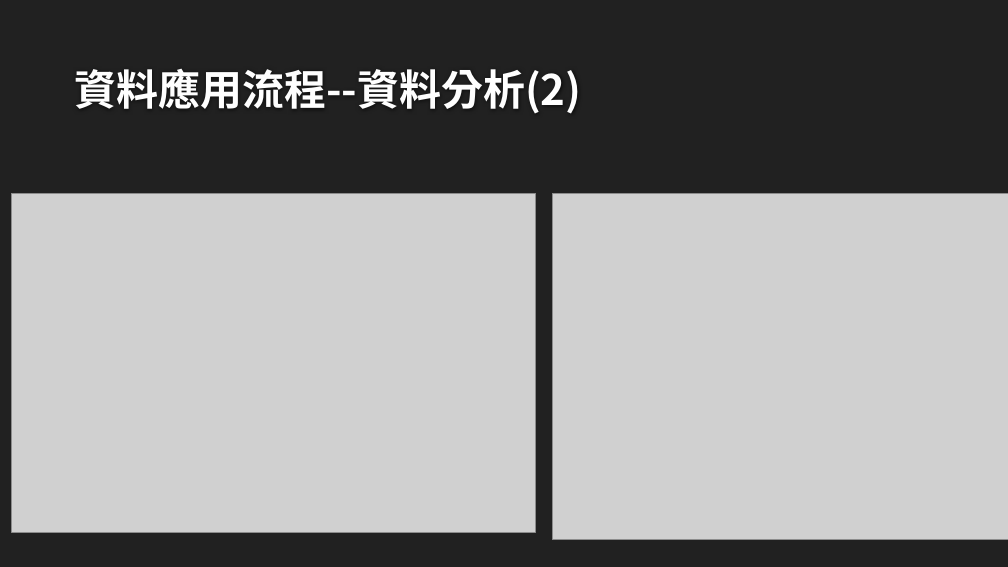
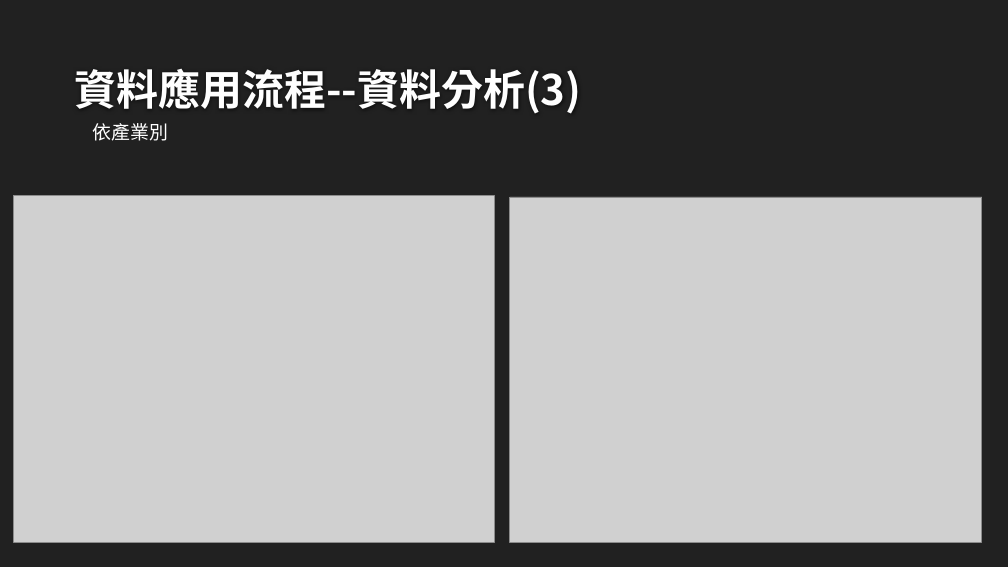
Before and after one commit to isabel112233/creditcard, a slide deck: slide 12 of 信用卡消費樣態.pptx (slide 11 before the commit). Drawn at 1008x567 pixels with LibreOffice and Linux fonts; fonts in the diff are those of the drawing; grey boxes stand for pictures; background and template pictures are left out. Boxes give left, top, right and bottom in pixels: in the first picture for what was removed or moved away, otherwise in the second. Text is boxed around its words. In the diff, an @@ line names an element or a change of style, - is before the commit and + after.

```diff
--- a/信用卡消費樣態.pptx
+++ b/信用卡消費樣態.pptx
@@ title at [75, 69, 582, 114]: text changed @@
-資料應用流程--資料分析(2)
+資料應用流程--資料分析(3)
@@ text added at [93, 123, 169, 141], 18 pt, text #FFFFFF @@
+依產業別
@@ picture: place and size @@
-picture at [11, 194, 535, 533]
+picture at [14, 195, 495, 541]
@@ picture: place and size @@
-picture at [553, 194, 1008, 540]
+picture at [510, 197, 982, 542]
```
Also in this commit, not shown: 13 other slides changed, 2 slides added, 1 slide removed, 3 other files.
